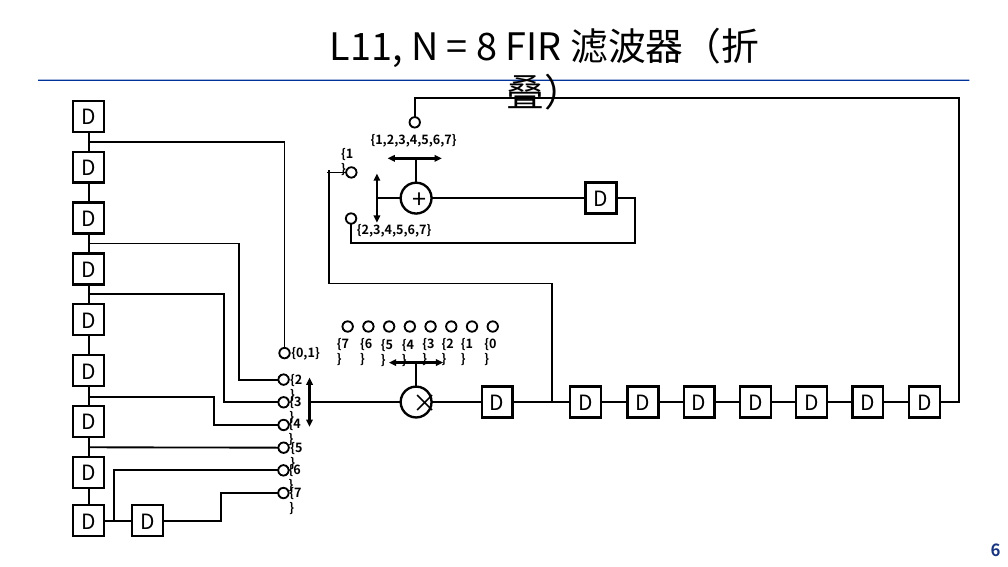
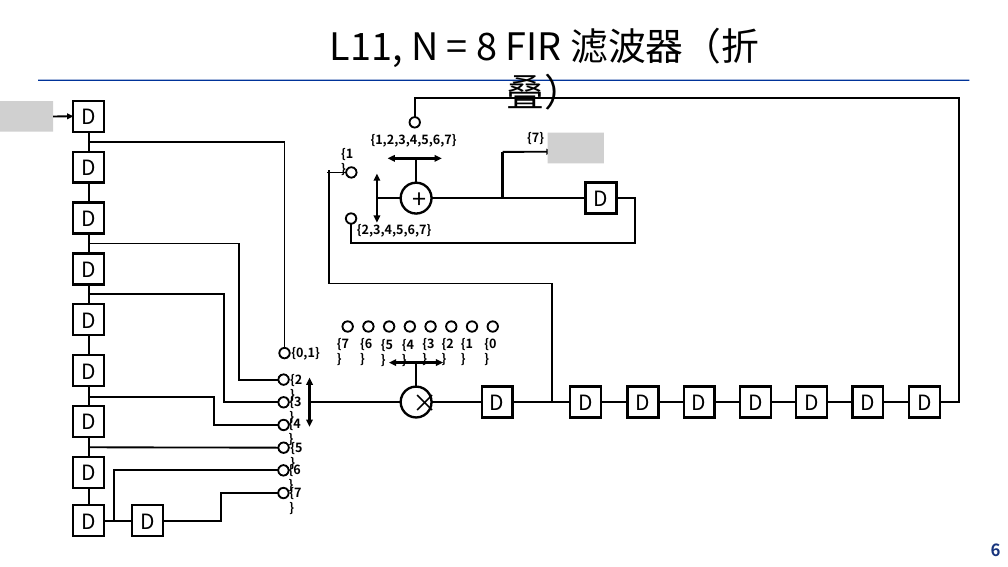
Before and after one commit to SmlCoke/Equalizer, a slide deck: slide 6 of docs/figures.pptx. Drawn at 1008x567 pixels with LibreOffice and Linux fonts; fonts in the diff are those of the drawing; grey boxes stand for pictures; background and template pictures are left out. Boxes give left, top, right and bottom in pixels: in the first picture for what was removed or moved away, otherwise in the second. Text is boxed around its words. In the diff, an @@ line names an element or a change of style, - is before the commit and + after.

```diff
--- a/docs/figures.pptx
+++ b/docs/figures.pptx
@@ picture added at [0,101,53,132] @@
@@ arrow added from (53, 116) to (73, 116), #000000 1.75 pt @@
@@ text added at [527,132,544,144], 12 pt, text #000000, bold @@
+{7}
@@ picture added at [547,133,603,163] @@
@@ line added from (503, 152) to (503, 198), #000000 2.25 pt @@
@@ arrow added from (503, 152) to (553, 152), #000000 1.75 pt @@
```
Also in this commit, not shown: 9 other files.
